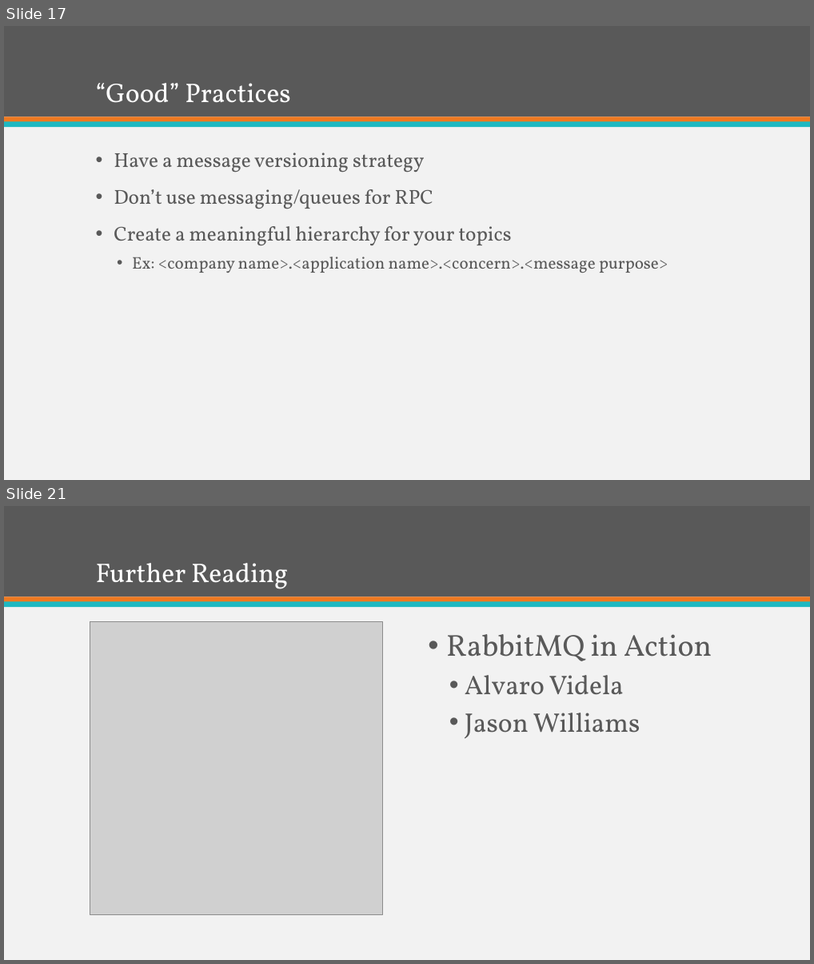
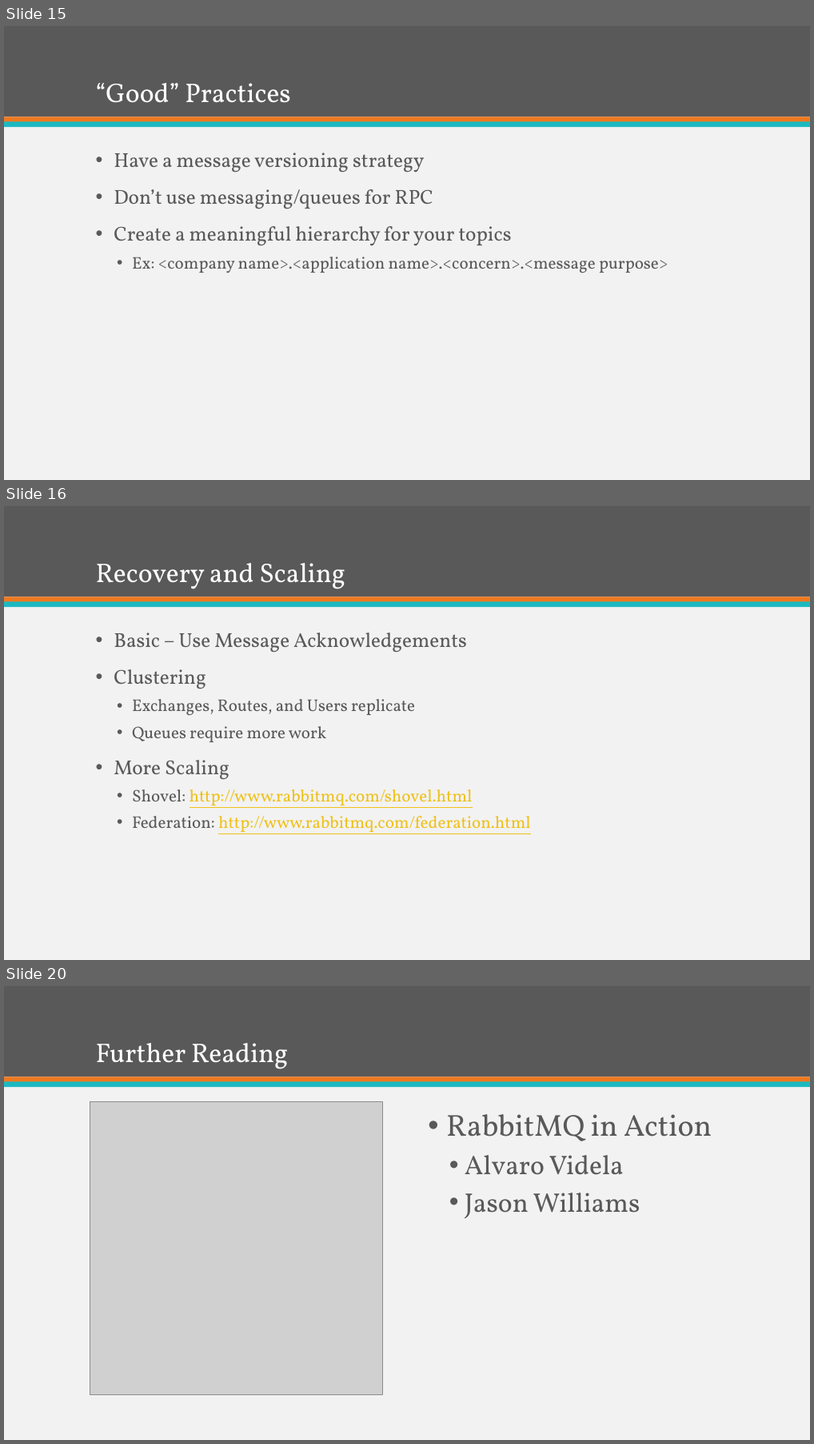
Before and after one commit to ekepes/Presentations, a slide deck: BreakingDownComplexSystemswithRabbitMQ/Breaking Down Complex Systems with RabbitMQ.pptx. Shown one above the other, each under a label of ours: slides 17 and 21 before the commit, slides 15, 16 and 20 after it; the slides between them are not shown. The pictures are 814x964 and 814x1444 pixels, drawn with LibreOffice and Linux fonts; fonts in the diff are those of the drawing; grey boxes stand for pictures. Boxes give left, top, right and bottom in pixels: in the first picture for what was removed or moved away, otherwise in the second. Text is boxed around its words. In the diff, an @@ line names an element or a change of style, - is before the commit and + after.

```diff
--- a/BreakingDownComplexSystemswithRabbitMQ/Breaking Down Complex Systems with RabbitMQ.pptx
+++ b/BreakingDownComplexSystemswithRabbitMQ/Breaking Down Complex Systems with RabbitMQ.pptx
@@ slide 16 added at [4,506,810,960], background #F2F2F2; not listed: 3 template elements that a slide beside it also shows @@
@@ title added at [96,563,346,589], 32 pt, text #FFFFFF @@
+Recovery and Scaling
@@ text added at [114,632,530,834], 20 pt, text #595959 @@
+• Basic – Use Message Acknowledgements
+• Clustering
+  • Exchanges, Routes, and Users replicate
+  • Queues require more work
+• More Scaling
+  • Shovel: http://www.rabbitmq.com/shovel.html
+  • Federation: http://www.rabbitmq.com/federation.html
@@ what was slide 17 is now slide 15 @@
@@ what was slide 21 is now slide 20 @@
```
Also in this commit, not shown: 10 slides changed, 4 slides removed.
